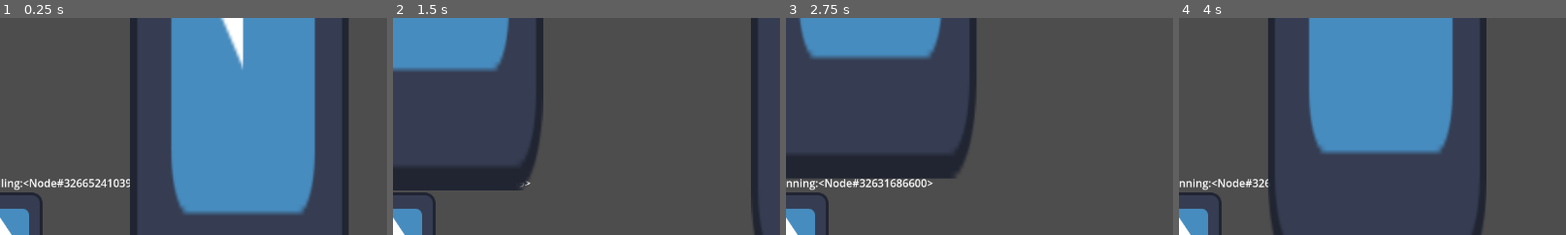
Above: before the commit, frames 1-4 (left to right).
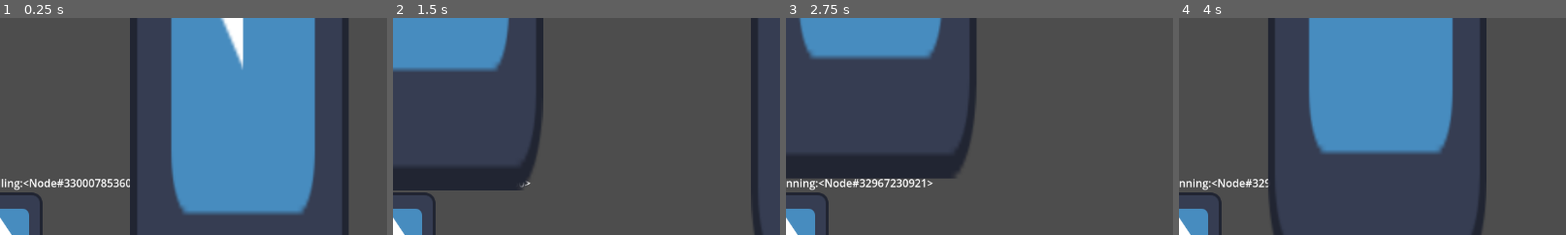
Above: after the commit, the same moments.

Repository: FoxedGuy/rune-ruins
Game: Godot game, scene res://player/PlayerTest.tscn
The game is run twice, just before and just after one commit, with the same random seed, the same clock (stepped at 60 frames per second) and the same inputs. The engine's default icon, where the game draws it, is replaced by a stand-in: a white triangle on a blue panel in a dark square.
Inputs:
- Up to frame 1 (0.25 s): no input
- Up to frame 2 (1.5 s): hold D (move_right) from 0.53 s (still down); tap W (move_jump) at 0.6, 0.77, 1.07, 1.35 s
- Up to frame 3 (2.75 s): tap W (move_jump) at 1.52, 1.82, 2.1 s; release D (move_right) at 2.03 s; hold A (move_left) from 2.03 s (still down)
- Up to frame 4 (4 s): release A (move_left) at 2.78 s; hold D (move_right) from 2.78 s (still down); tap W (move_jump) at 2.85, 3.02, 3.32, 3.6, 3.77 s
The pictures show only the part of the screen within x 50-100%, y 0-50%; the shares and areas given below are measured in that part.

The runs differ from the first frame. In frame 1, 0.3% of the frame differs, in the area x 18-34%, y 74-79%; in frame 2, less than 0.1%; in frame 3, 0.3%, in the area x 22-37%, y 74-79%; in frame 4, less than 0.1%.

Commit message:
refactored states and player to use PlayerEnums

Diff:
--- a/player/Player.gd
+++ b/player/Player.gd
@@ -34,13 +34,13 @@
 func _input(event: InputEvent) -> void:
 	pass
 
-func get_wall_side() -> float:
+func get_wall_side() -> PlayerEnums.WallSide:
 	for i in get_slide_collision_count():
 		var collision = get_slide_collision(i)
 		var normal = collision.get_normal()
 
-		return normal.x
-	return 0
+		return PlayerEnums.WallSide.RIGHT if normal.x < 0 else PlayerEnums.WallSide.LEFT
+	return PlayerEnums.WallSide.NONE
 
 func _process(delta:float) -> void:
 	label.text = state_machine.current_state.to_string()
--- a/player/states/fall_state.gd
+++ b/player/states/fall_state.gd
@@ -1,11 +1,9 @@
 extends PlayerState
 
-var is_from_wall
-var from_wall
+var wall_side: PlayerEnums.WallSide
 
 func _enter(previous_state_path: String, data := {}) -> void:
-	is_from_wall = data['is_from_wall'] if "is_from_wall" in data else false
-	from_wall = data['wall'] if is_from_wall else null
+	wall_side = data['wall_side'] if "wall_side" in data else PlayerEnums.WallSide.NONE
 	#player.animation_player.play("fall")
 
 func update_physics(delta: float) -> void:
@@ -15,12 +13,11 @@
 	player.move_and_slide()
 
 	if player.is_on_wall_only():
-		var wall = "right" if player.get_wall_side() < 0 else "left"
-
-		if not is_from_wall:
-			finished.emit(ONWALL, {"wall": wall})
-		elif wall != from_wall:
-			finished.emit(ONWALL, {"wall": wall})
+		var new_wall_side: PlayerEnums.WallSide = player.get_wall_side()
+		if wall_side == PlayerEnums.WallSide.NONE:
+			finished.emit(ONWALL, {"wall_side": new_wall_side})
+		elif wall_side != new_wall_side:
+			finished.emit(ONWALL, {"wall_side": new_wall_side})
 
 	if player.is_on_floor():
 		if is_equal_approx(input_direction_x, 0.0):
--- a/player/states/jump_state.gd
+++ b/player/states/jump_state.gd
@@ -1,13 +1,10 @@
 extends PlayerState
 
-var is_from_wall: bool
-var from_wall
+var wall_side: PlayerEnums.WallSide
 
 func _enter(previous_state_path: String, data := {}) -> void:
 	player.velocity.y = player.JUMP_VELOCITY
-	is_from_wall = data['is_from_wall'] if "is_from_wall" in data else false
-	from_wall = data['wall'] if is_from_wall else null
-
+	wall_side = data['wall_side'] if "wall_side" in data else PlayerEnums.WallSide.NONE
 	#player.animation_player.play("jump")
 
 func update_physics(delta: float) -> void:
@@ -17,13 +14,13 @@
 	player.move_and_slide()
 
 	if player.is_on_wall_only():
-		var wall = "right" if player.get_wall_side() < 0 else "left"
-		if not is_from_wall:
-			finished.emit(ONWALL, {"wall":wall})
-		elif wall != from_wall:
-			finished.emit(ONWALL, {"wall":wall})
+		var new_wall_side: PlayerEnums.WallSide = player.get_wall_side()
+		if wall_side == PlayerEnums.WallSide.NONE:
+			finished.emit(ONWALL, {"wall_side": new_wall_side})
+		elif wall_side != new_wall_side:
+			finished.emit(ONWALL, {"wall_side": new_wall_side})
 	if player.velocity.y >= 0:
-		if is_from_wall:
-			finished.emit(FALLING, {'is_from_wall': true, "wall": from_wall})
+		if wall_side != PlayerEnums.WallSide.NONE:
+			finished.emit(FALLING, {"wall_side": wall_side})
 		else:
 			finished.emit(FALLING)
--- a/player/states/on_wall_state.gd
+++ b/player/states/on_wall_state.gd
@@ -1,10 +1,10 @@
 extends PlayerState
 
-var wall_side
+var wall_side: PlayerEnums.WallSide
 
-func _enter(previous_state_path: String, data := {}) -> void:
+func _enter(previous_state_path: String, data := {"wall_side": PlayerEnums.WallSide}) -> void:
 	player.velocity.y = 0 # not sure if smart
-	wall_side = data['wall']
+	wall_side = data['wall_side']
 
 func update_physics(delta: float) -> void:
 	var input_direction_x := Input.get_axis("move_left", "move_right")
@@ -13,9 +13,9 @@
 	player.move_and_slide()
 
 	if Input.is_action_just_pressed("move_jump"):
-		finished.emit(JUMPING, {"is_from_wall": true, "wall": wall_side})
+		finished.emit(JUMPING, {"wall_side": wall_side})
 	if not player.is_on_wall():
-		finished.emit(FALLING, {"is_from_wall": true, "wall": wall_side})
+		finished.emit(FALLING, {"wall_side": wall_side})
 	if player.is_on_floor():
 		if is_equal_approx(input_direction_x, 0.0):
 			finished.emit(IDLE)
